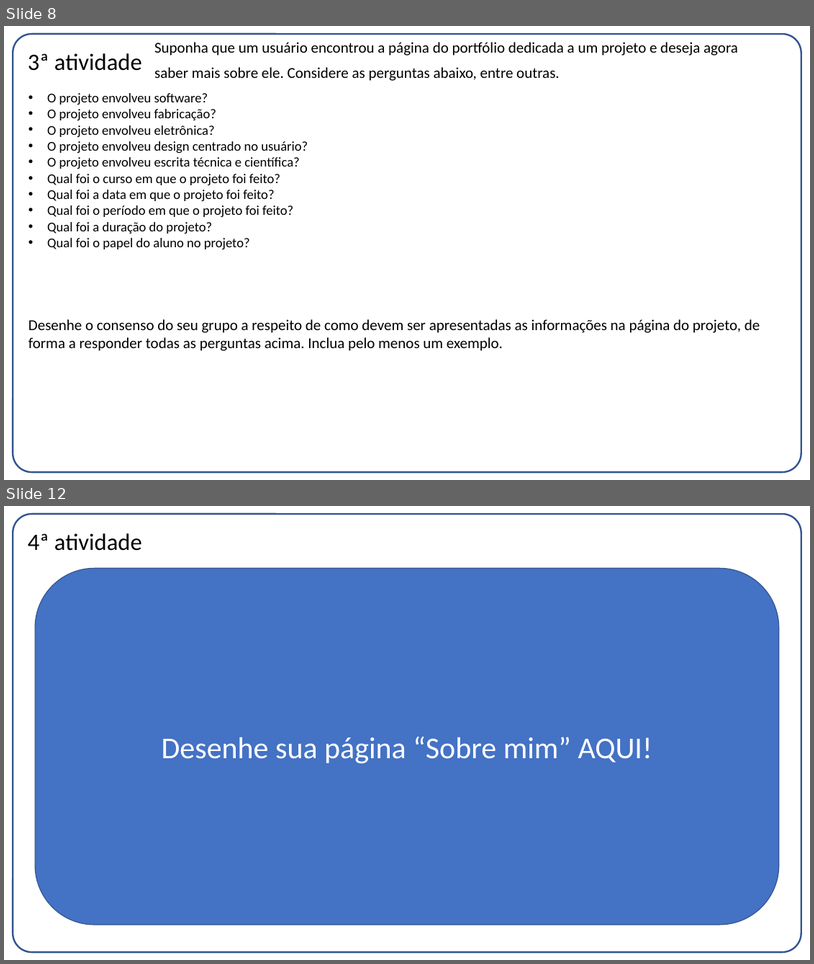
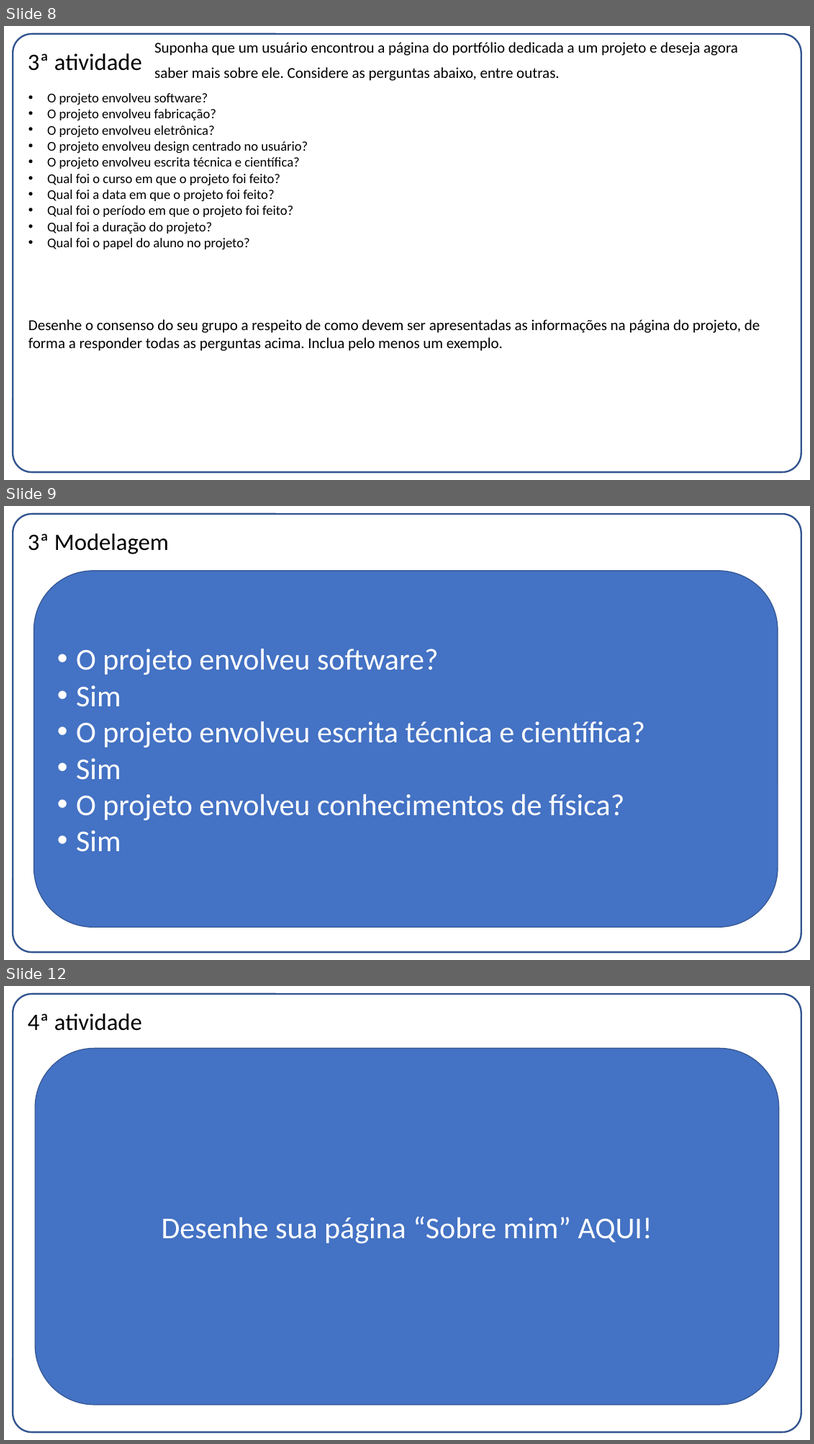
Before and after one commit to FelippeTeracini/J.L-Inc., a slide deck: Entrega01.pptx. Shown one above the other, each under a label of ours: slides 8 and 12 before the commit, slides 8, 9 and 12 after it; the slides between them are not shown. The pictures are 814x964 and 814x1444 pixels, drawn with LibreOffice and Linux fonts; fonts in the diff are those of the drawing. Boxes give left, top, right and bottom in pixels: in the first picture for what was removed or moved away, otherwise in the second. Text is boxed around its words. In the diff, an @@ line names an element or a change of style, - is before the commit and + after.

```diff
--- a/Entrega01.pptx
+++ b/Entrega01.pptx
@@ slide 9 added at [4, 506, 810, 960], background #FFFFFF; not listed: 1 template element that a slide beside it also shows @@
@@ title added at [28, 533, 169, 554], 28 pt, text #000000 @@
+3ª Modelagem
@@ rounded rectangle added at [34, 571, 778, 927], fill #4472C4, outline #325491 1 pt, 36 pt, text #FFFFFF @@
+• O projeto envolveu software?
+• Sim
+• O projeto envolveu escrita técnica e científica?
+• Sim
+• O projeto envolveu conhecimentos de física?
+• Sim
```
Also in this commit, not shown: 4 slides changed, 1 other slide added, 2 slides removed.
